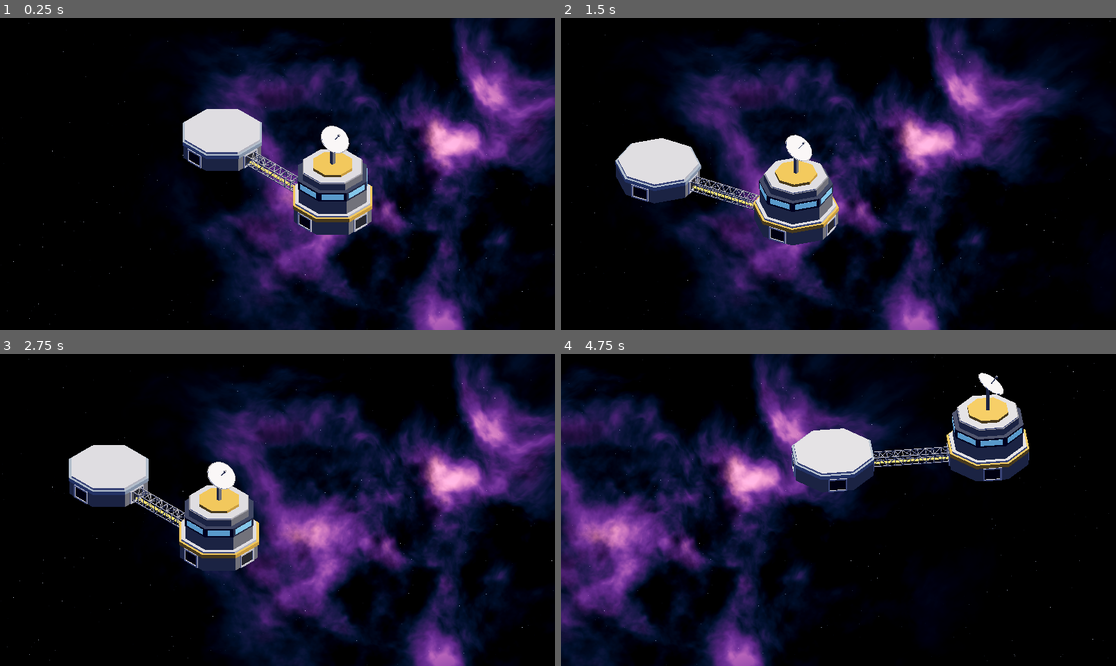
Above: before the commit, frames 1-4 (two rows, left to right).
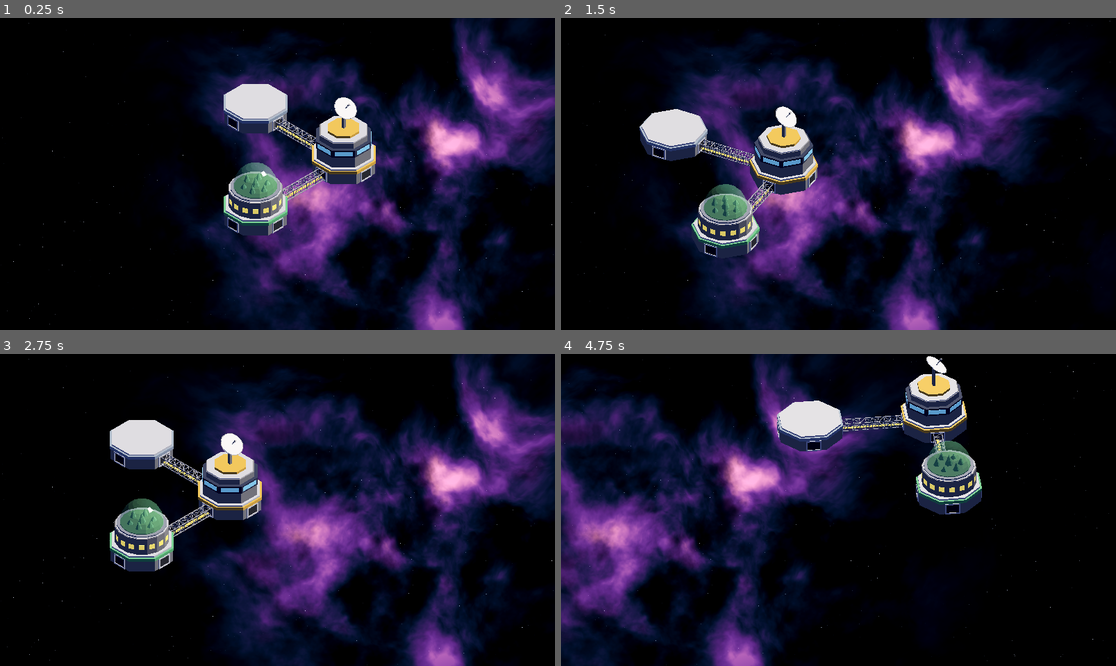
Above: after the commit, the same moments.

Repository: mturnbo/DeepYield
Game: Godot game, scene res://design/space/space_setting.tscn
The game is run twice, just before and just after one commit, with the same random seed, the same clock (stepped at 60 frames per second) and the same inputs.
Inputs (mouse positions are in pixels of both pictures, inside the frame that each line leads up to):
- Up to frame 1 (0.25 s): no input
- Up to frame 2 (1.5 s): tap Enter at 0.5 s; move the mouse to (960, 158) at 0.52 s; hold D 0.53-1.25 s; tap R at 0.6 s; click (960, 158) at 0.67 s; drag from (727, 189) to (810, 236) at 1.27 s
- Up to frame 3 (2.75 s): tap Space at 2 s; move the mouse to (333, 441) at 2.02 s; hold D from 2.03 s (still down); tap R at 2.1 s
- Up to frame 4 (4.75 s): release D at 2.75 s; drag from (810, 572) to (672, 463) at 2.77 s; tap Enter at 3.5 s; move the mouse to (1005, 556) at 3.52 s; hold A 3.53-4.25 s; tap R at 3.6 s; drag from (672, 463) to (755, 432) at 4.27 s

The runs differ from the first frame. In frame 1, 10% of the frame differs, in the area x 32-68%, y 21-70%; in frame 2, 10%; in frame 3, 10%; in frame 4, 11%, in the area x 38-85%, y 0-52%.

Commit message:
Add habitat module with lit drum and glass garden dome
Co-Authored-By: Claude Opus 5.5 <noreply@anthropic.com>

Diff:
--- /dev/null
+++ b/design/modules/habitat_module.gd
@@ -0,0 +1,168 @@
+@tool
+extends "res://design/modules/module_base.gd"
+## The habitat module: a module base with a green band and a round drum on top.
+## The drum has a ring of lit windows, and a glass garden dome sits on it with
+## a few trees inside. Distances are in meters.
+
+@export var drum_radius := 13.2:
+	set(value):
+		drum_radius = value
+		_rebuild()
+@export var drum_height := 9.0:
+	set(value):
+		drum_height = value
+		_rebuild()
+@export var dome_radius := 10.7:
+	set(value):
+		dome_radius = value
+		_rebuild()
+@export var dome_height := 12.0:
+	set(value):
+		dome_height = value
+		_rebuild()
+@export_range(1, 12) var tree_count := 6:
+	set(value):
+		tree_count = value
+		_rebuild()
+@export var window_color := Color("ffe061"):
+	set(value):
+		window_color = value
+		_rebuild()
+@export var lip_color := Color("7d8696"):
+	set(value):
+		lip_color = value
+		_rebuild()
+@export var glass_color := Color(0.5, 0.85, 0.6, 0.35):
+	set(value):
+		glass_color = value
+		_rebuild()
+@export var garden_color := Color("3f6b4c"):
+	set(value):
+		garden_color = value
+		_rebuild()
+@export var tree_color := Color("5ea072"):
+	set(value):
+		tree_color = value
+		_rebuild()
+
+const DRUM_SIDES := 16
+const DOME_RINGS := 6
+const LIP_HEIGHT := 0.9
+
+var _drum: MeshInstance3D
+
+
+func _init() -> void:
+	band_color = Color("5dbb7a")
+
+
+func _rebuild() -> void:
+	super()
+	if not is_inside_tree():
+		return
+	if _drum == null:
+		_drum = MeshInstance3D.new()
+		add_child(_drum)
+
+	var walls := SurfaceTool.new()
+	var roof := SurfaceTool.new()
+	var lip := SurfaceTool.new()
+	var lights := SurfaceTool.new()
+	var garden := SurfaceTool.new()
+	var trees := SurfaceTool.new()
+	var glass := SurfaceTool.new()
+	for st in [walls, roof, lip, lights, garden, trees, glass]:
+		st.begin(Mesh.PRIMITIVE_TRIANGLES)
+
+	var deck_top := hull_height / 2.0 + band_height + deck_height
+	var drum_top := deck_top + drum_height
+	var dome_base := drum_top + LIP_HEIGHT
+
+	_add_round(walls, drum_radius, deck_top, drum_top)
+	_add_round(roof, drum_radius - 0.4, drum_top, drum_top + 0.2)
+	_add_round(lip, dome_radius + 1.5, drum_top, dome_base)
+	_add_windows(lights, deck_top + drum_height * 0.45)
+	_add_round(garden, dome_radius - 0.2, dome_base, dome_base + 0.3)
+	_add_trees(trees, dome_base + 0.3)
+	_add_dome(glass, dome_base)
+
+	var mesh := ArrayMesh.new()
+	for pair in [[walls, hull_color], [roof, deck_color], [lip, lip_color], [garden, garden_color], [trees, tree_color]]:
+		pair[0].commit(mesh)
+		mesh.surface_set_material(mesh.get_surface_count() - 1, MeshBuilder.make_material(pair[1]))
+	lights.commit(mesh)
+	mesh.surface_set_material(mesh.get_surface_count() - 1, _window_material())
+	glass.commit(mesh)
+	mesh.surface_set_material(mesh.get_surface_count() - 1, _glass_material())
+	_drum.mesh = mesh
+
+
+# One lit window on each side of the drum.
+func _add_windows(st: SurfaceTool, center_y: float) -> void:
+	var apothem := drum_radius * cos(PI / DRUM_SIDES)
+	var side_length := 2.0 * drum_radius * sin(PI / DRUM_SIDES)
+	var size := Vector3(0.2, 2.7, side_length * 0.55)
+	for i in DRUM_SIDES:
+		var facing := Basis(Vector3.UP, i * TAU / DRUM_SIDES)
+		MeshBuilder.add_box(st, size, Transform3D(facing, facing * Vector3(apothem, center_y, 0)))
+
+
+# Low cone trees in a ring on the garden floor.
+func _add_trees(st: SurfaceTool, floor_y: float) -> void:
+	var ring := dome_radius * 0.55
+	for i in tree_count:
+		var angle := i * TAU / tree_count
+		var height := 3.5 + 1.2 * sin(i * 2.3)
+		var tree := SurfaceTool.new()
+		tree.begin(Mesh.PRIMITIVE_TRIANGLES)
+		MeshBuilder.add_prism(tree, 6, 1.6, 0.0, floor_y, floor_y + height, angle)
+		st.append_from(tree.commit(), 0, Transform3D(Basis(), Vector3(cos(angle) * ring, 0.0, sin(angle) * ring)))
+	MeshBuilder.add_prism(st, 6, 2.0, 0.0, floor_y, floor_y + 5.5, 0.0)
+
+
+# A faceted dome: rings of glass panels following a rounded profile, closed at the top.
+func _add_dome(st: SurfaceTool, base_y: float) -> void:
+	var rings := []
+	for k in DOME_RINGS + 1:
+		var t := k * (PI / 2.0) / (DOME_RINGS + 1)
+		rings.append(_ring_points(dome_radius * cos(t), base_y + dome_height * sin(t)))
+	var center := Vector3(0, base_y, 0)
+	for k in DOME_RINGS:
+		var lower: Array = rings[k]
+		var upper: Array = rings[k + 1]
+		for i in DRUM_SIDES:
+			var j := (i + 1) % DRUM_SIDES
+			var outward: Vector3 = (lower[i] + upper[j]) / 2.0 - center
+			MeshBuilder.add_quad(st, lower[i], lower[j], upper[j], upper[i], outward)
+	var top := Vector3(0, base_y + dome_height, 0)
+	var last: Array = rings[DOME_RINGS]
+	for i in DRUM_SIDES:
+		var j := (i + 1) % DRUM_SIDES
+		MeshBuilder.add_triangle(st, last[i], last[j], top, (last[i] + last[j]) / 2.0 - center)
+
+
+func _ring_points(radius: float, y: float) -> Array:
+	var points := []
+	for i in DRUM_SIDES:
+		var angle := PI / DRUM_SIDES + i * TAU / DRUM_SIDES
+		points.append(Vector3(cos(angle) * radius, y, sin(angle) * radius))
+	return points
+
+
+func _add_round(st: SurfaceTool, radius: float, bottom: float, top: float) -> void:
+	MeshBuilder.add_prism(st, DRUM_SIDES, radius, radius, bottom, top, PI / DRUM_SIDES)
+
+
+func _window_material() -> StandardMaterial3D:
+	var material := MeshBuilder.make_material(window_color)
+	material.emission_enabled = true
+	material.emission = window_color * 0.7
+	return material
+
+
+func _glass_material() -> StandardMaterial3D:
+	var material := MeshBuilder.make_material(glass_color)
+	material.transparency = BaseMaterial3D.TRANSPARENCY_ALPHA
+	material.roughness = 0.15
+	material.metallic = 0.0
+	return material
--- a/design/space/space_setting.tscn
+++ b/design/space/space_setting.tscn
@@ -7,6 +7,7 @@
 [ext_resource type="Script" path="res://design/modules/frame_piece.gd" id="5_frame"]
 [ext_resource type="Script" path="res://design/space/comet.gd" id="6_comet"]
 [ext_resource type="Script" path="res://design/modules/command_module.gd" id="7_command"]
+[ext_resource type="Script" path="res://design/modules/habitat_module.gd" id="8_habitat"]
 
 [sub_resource type="Environment" id="Environment_space"]
 background_mode = 1
@@ -37,14 +38,14 @@
 light_energy = 1.3
 
 [node name="CameraRig" type="Node3D" parent="."]
-position = Vector3(30, 0, 0)
+position = Vector3(45, 0, 30)
 script = ExtResource("1_rig")
-zoom = 120.0
+zoom = 150.0
 
 [node name="Camera3D" type="Camera3D" parent="CameraRig"]
 projection = 1
 current = true
-size = 120.0
+size = 150.0
 near = 1.0
 far = 10000.0
 
@@ -70,6 +71,20 @@
 position = Vector3(60, 0, 0)
 script = ExtResource("7_command")
 
+[node name="FramePiece3" type="Node3D" parent="Platform"]
+position = Vector3(60, 0, 15)
+rotation = Vector3(0, -1.5708, 0)
+script = ExtResource("5_frame")
+
+[node name="FramePiece4" type="Node3D" parent="Platform"]
+position = Vector3(60, 0, 30)
+rotation = Vector3(0, -1.5708, 0)
+script = ExtResource("5_frame")
+
+[node name="HabitatModule" type="Node3D" parent="Platform"]
+position = Vector3(60, 0, 60)
+script = ExtResource("8_habitat")
+
 [node name="AsteroidField" type="Node3D" parent="."]
 position = Vector3(-636, 0, -636)
 script = ExtResource("3_field")
Not shown, added: design/modules/habitat_module.gd.uid
Not shown: 1 places in design/space/space_setting.tscn that only renumber resources
